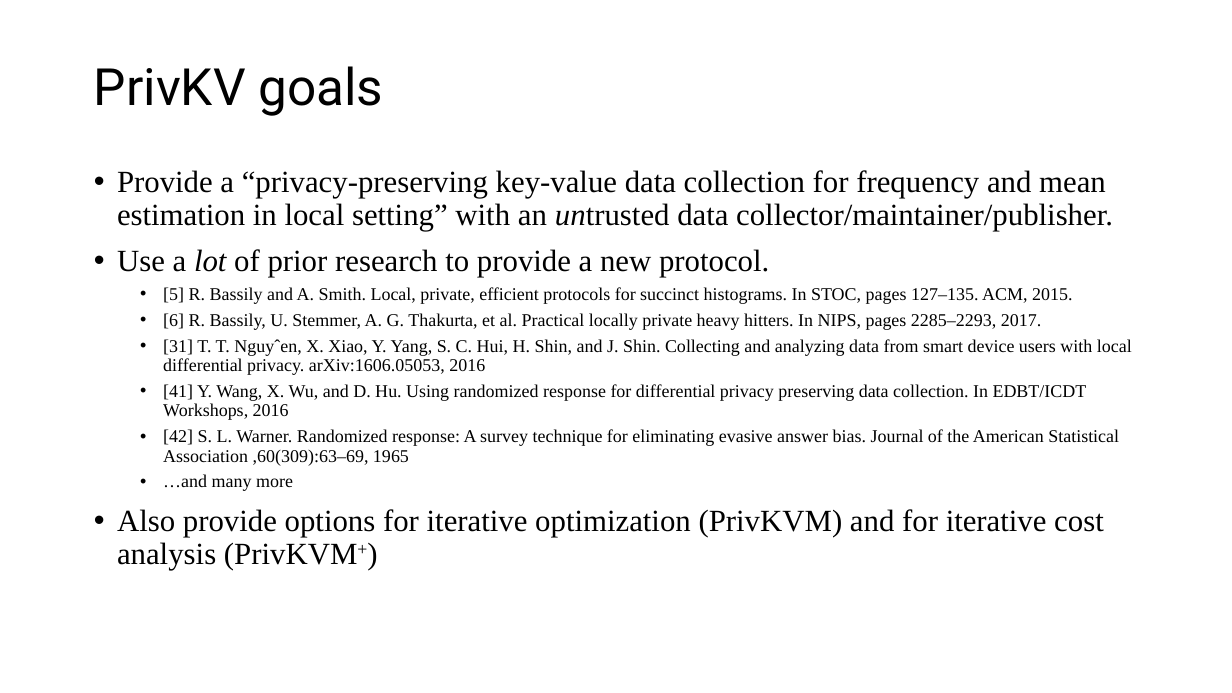
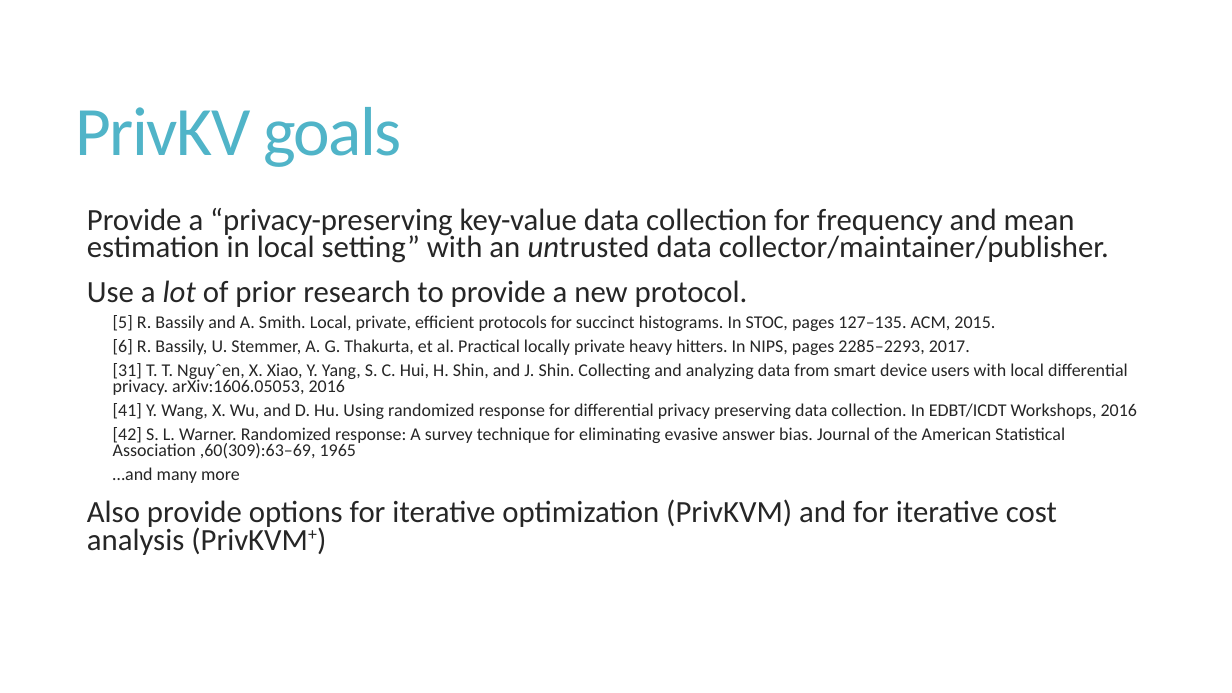
Before and after one commit to CodeFluent/Notes, a slide deck: slide 5 of CS-6222/Fall_2018/project/PrivKV Differential Privacy for Key Value Structured Data.pptx. Drawn at 1232x693 pixels with LibreOffice and Linux fonts; fonts in the diff are those of the drawing. Boxes give left, top, right and bottom in pixels: in the first picture for what was removed or moved away, otherwise in the second. Text is boxed around its words. In the diff, an @@ line names an element or a change of style, - is before the commit and + after.

```diff
--- a/CS-6222/Fall_2018/project/PrivKV Differential Privacy for Key Value Structured Data.pptx
+++ b/CS-6222/Fall_2018/project/PrivKV Differential Privacy for Key Value Structured Data.pptx
@@ title "PrivKV goals": place and size @@
-title "PrivKV goals" at bbox=[94, 66, 383, 116]
+title "PrivKV goals" at bbox=[76, 107, 402, 167]
@@ title "PrivKV goals" at bbox=[76, 107, 402, 167]: size 40 to 54 pt, font Roboto to Calibri, text colour #000000 to #50B4C8, letter spacing 0 to -1.2 pt; line spacing 0.9 to 0.85 @@
@@ text "Provide a “privacy-preserving key-value data ...": place and size @@
-text "Provide a “privacy-preserving key-value data ..." at bbox=[117, 170, 1132, 570]
+text "Provide a “privacy-preserving key-value data ..." at bbox=[87, 208, 1137, 555]
@@ text "Provide a “privacy-preserving key-value data ..." at bbox=[87, 208, 1137, 555]: font Times New Roman to Calibri, text colour #000000 to #262626; bullet • to  ; line spacing 0.9 to 0.75; more space between paragraphs @@
```
Also in this commit, not shown: 19 other slides changed, 2 other files.
